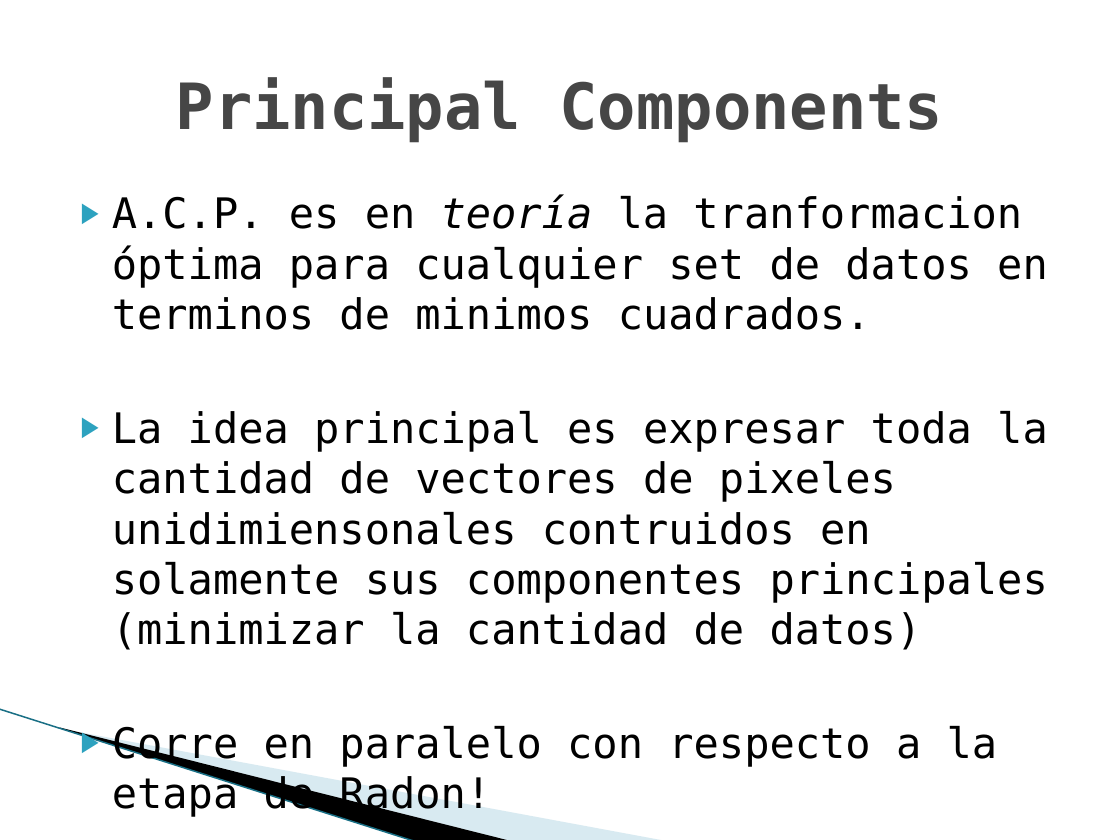
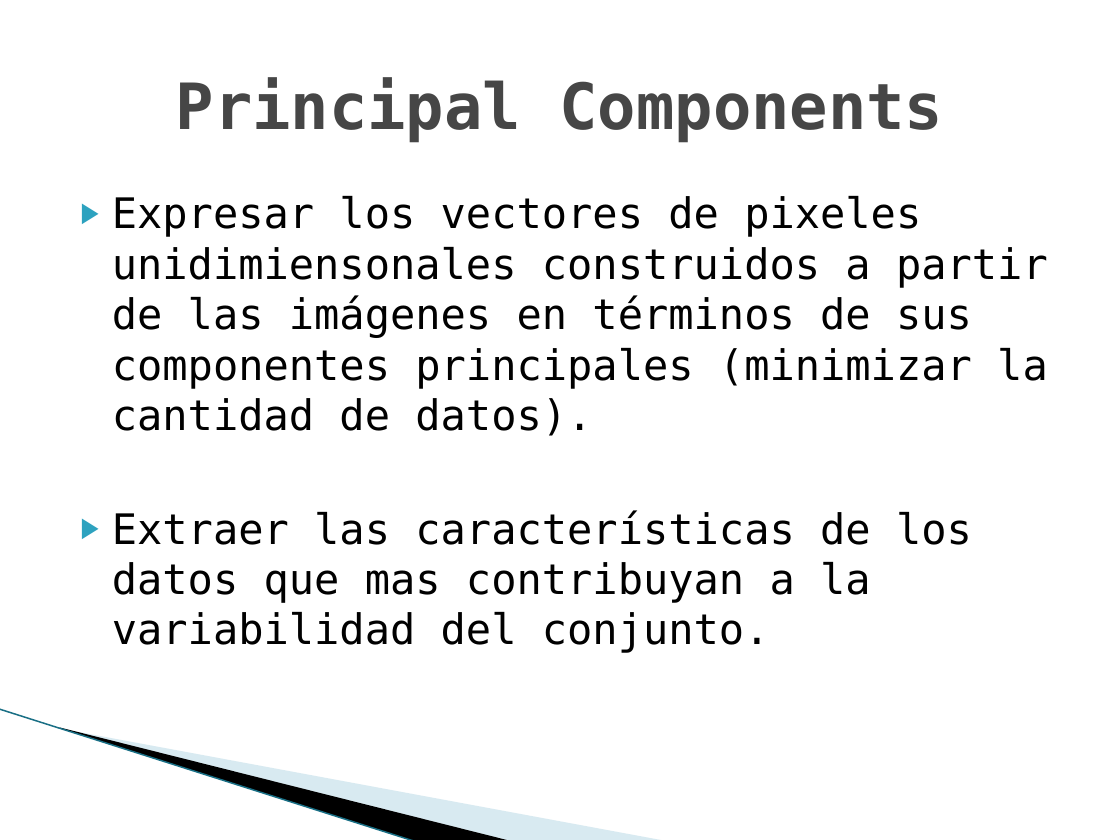
Before and after one commit to TechTinkerer42/TrabajosPracticos, a slide deck: slide 23 of doc/clase/presentacion.pptx (slide 22 before the commit). Drawn at 1120x840 pixels with LibreOffice and Linux fonts; fonts in the diff are those of the drawing; background and template pictures are left out. Boxes give left, top, right and bottom in pixels: in the first picture for what was removed or moved away, otherwise in the second. Text is boxed around its words. In the diff, an @@ line names an element or a change of style, - is before the commit and + after.

Commit message:
mas avanzes sobre la clase final para AA

```diff
--- a/doc/clase/presentacion.pptx
+++ b/doc/clase/presentacion.pptx
@@ text at box(112, 196, 1048, 653): text changed @@
-▶ A.C.P. es en teoría la tranformacion óptima para cualquier set de datos en terminos de minimos cuadrados.
-▶ La idea principal es expresar toda la cantidad de vectores de pixeles unidimiensonales contruidos en solamente sus componentes principales (minimizar la cantidad de datos)
-▶ Corre en paralelo con respecto a la etapa de Radon!
+▶ Expresar los vectores de pixeles unidimiensonales construidos a partir de las imágenes en términos de sus componentes principales (minimizar la cantidad de datos).
+▶ Extraer las características de los datos que mas contribuyan a la variabilidad del conjunto.
```
Also in this commit, not shown: 2 other slides changed, 12 slides added, 3 slides removed, 9 other files.
